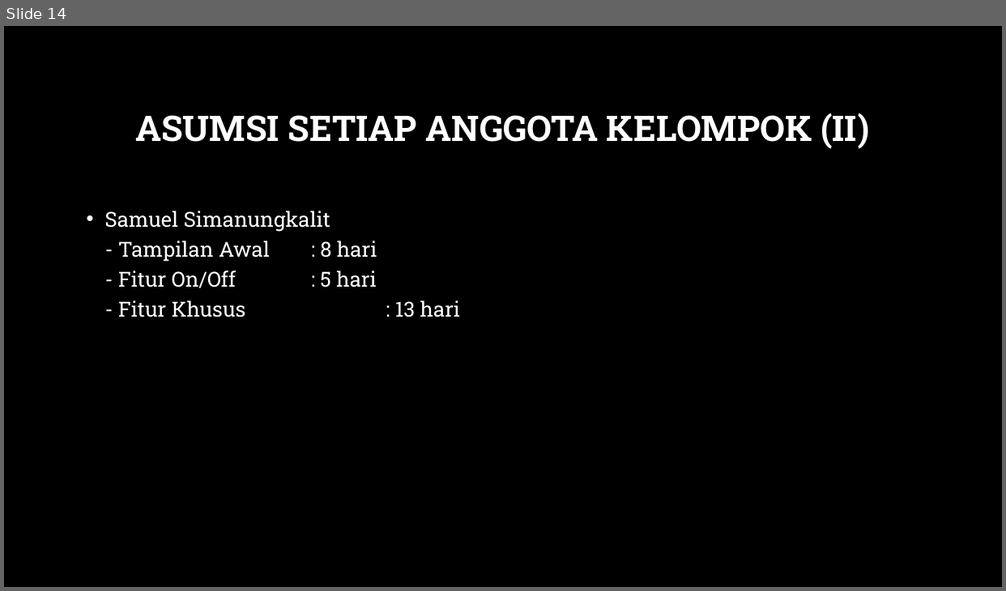
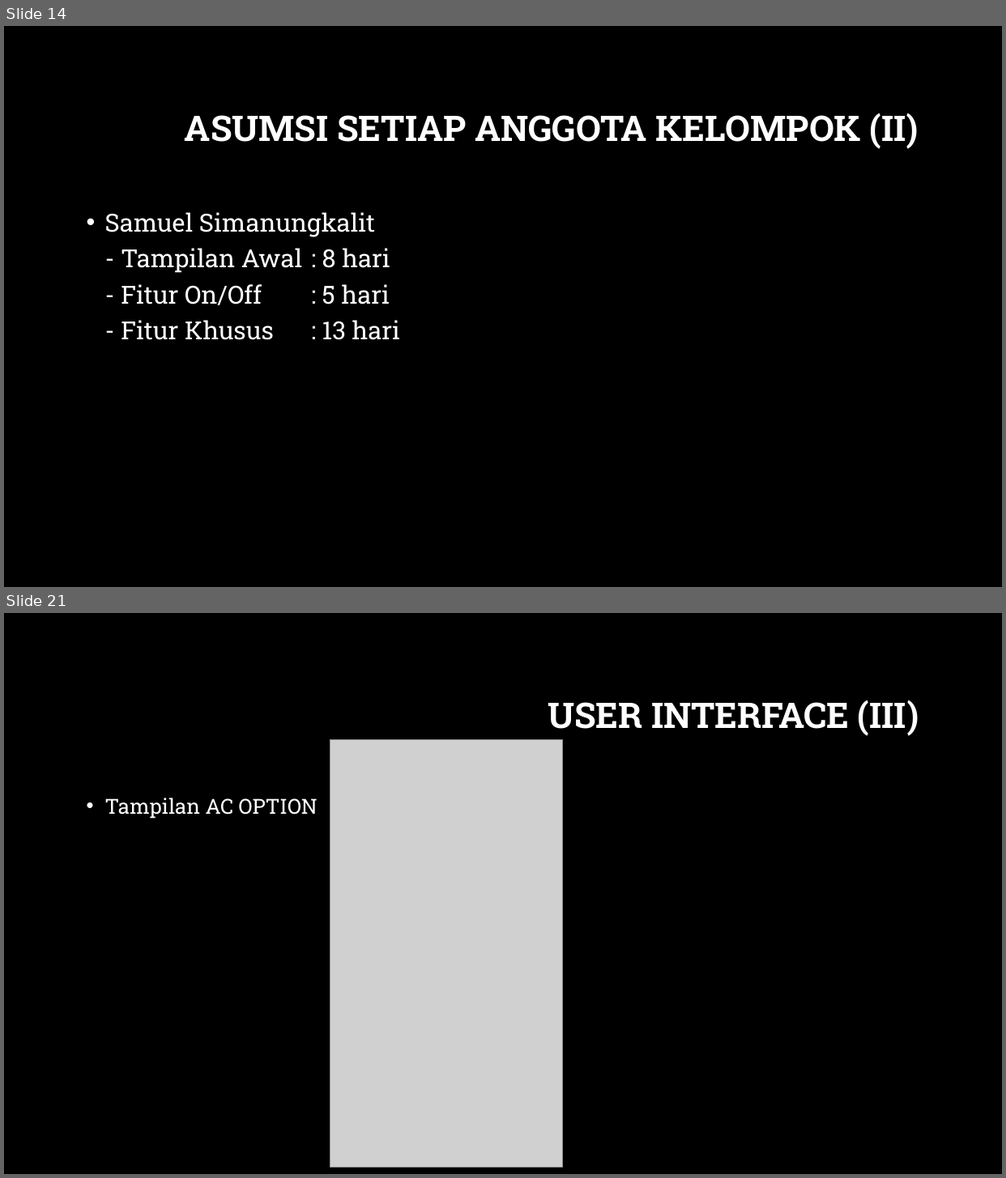
Before and after one commit to davidbezalel/test, a slide deck: bahanPresentasi.pptx. Shown one above the other, each under a label of ours: slide 14 before the commit, slides 14 and 21 after it; the slides between them are not shown. The pictures are 1006x591 and 1006x1178 pixels, drawn with LibreOffice and Linux fonts; fonts in the diff are those of the drawing; grey boxes stand for pictures; background and template pictures are left out. Boxes give left, top, right and bottom in pixels: in the first picture for what was removed or moved away, otherwise in the second. Text is boxed around its words. In the diff, an @@ line names an element or a change of style, - is before the commit and + after.

```diff
--- a/bahanPresentasi.pptx
+++ b/bahanPresentasi.pptx
@@ slide 21 added at [4,613,1002,1174], background picture (left out) @@
@@ title added at [548,700,918,736], 34 pt, text #FFFFFF, bold @@
+USER INTERFACE (III)
@@ picture added at [330,739,562,1167] @@
@@ text added at [105,798,317,819], 20 pt, text #FFFFFF @@
+• Tampilan AC OPTION
@@ slide 14 changed as well @@
@@ title "ASUMSI SETIAP ANGGOTA KELOMPOK (II)" at [185,113,918,149]: alignment centre to right @@
@@ text "Samuel Simanungkalit - Tampilan Awal ..." at [105,212,400,340]: size 20 to 24 pt @@
```
Also in this commit, not shown: 9 other slides changed, 6 other slides added.
